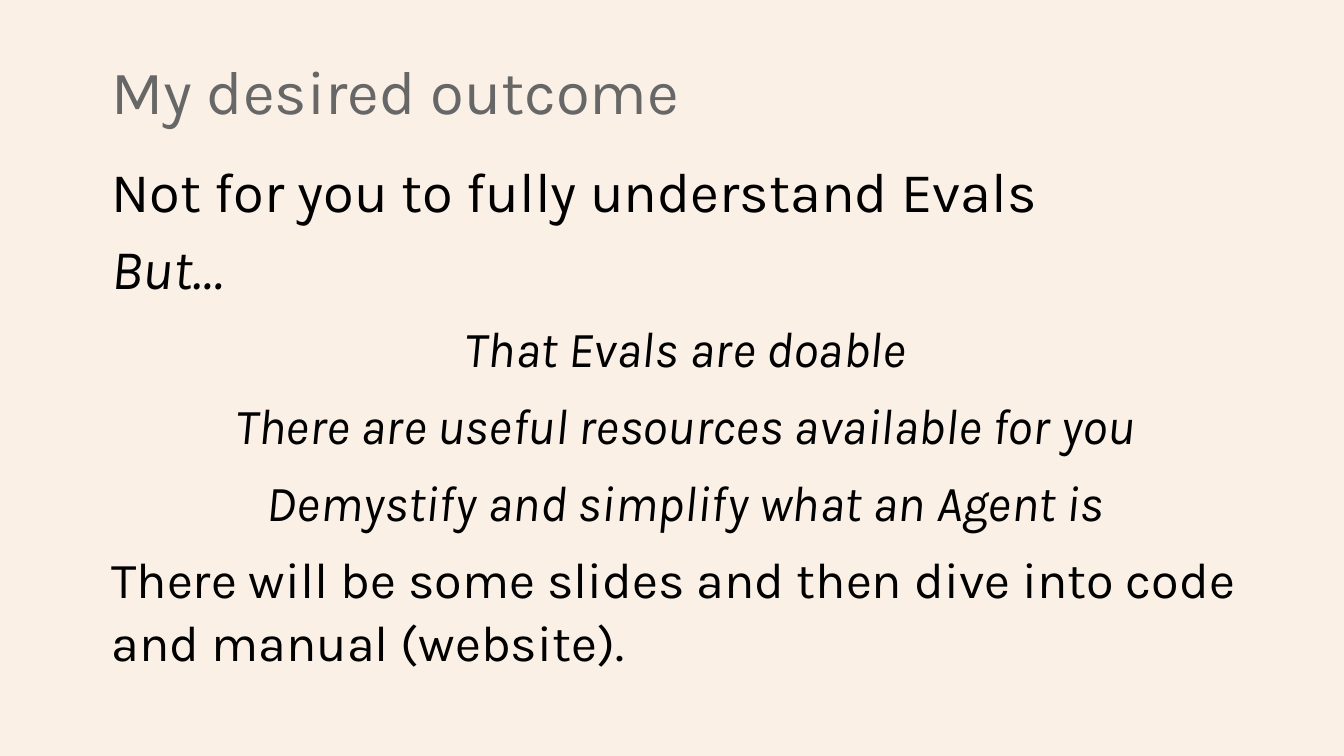
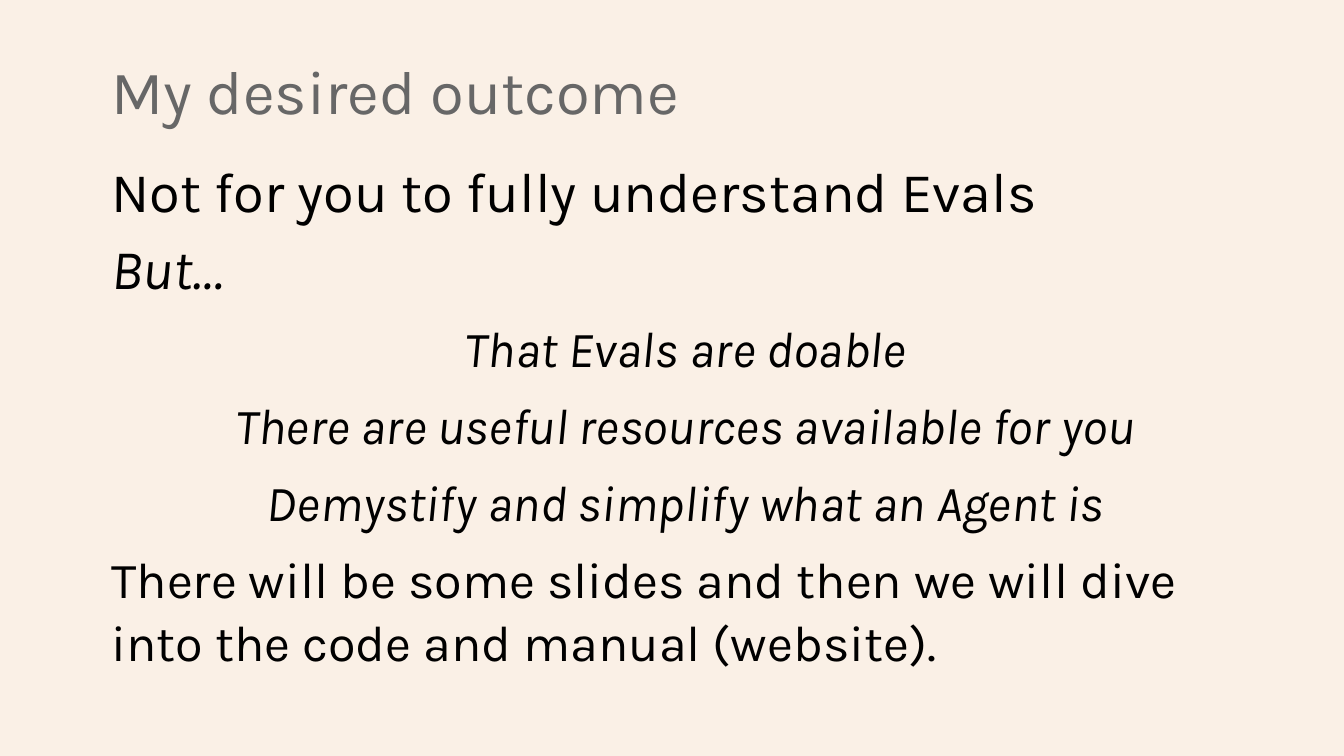
Before and after one commit to Python-Test-Engineer/eval-framework, a slide deck: slide 2 of PYDATA_LONDON_02SEP2025.pptx. Drawn at 1344x756 pixels with LibreOffice and Linux fonts; fonts in the diff are those of the drawing. Boxes give left, top, right and bottom in pixels: in the first picture for what was removed or moved away, otherwise in the second. Text is boxed around its words. In the diff, an @@ line names an element or a change of style, - is before the commit and + after.

```diff
--- a/PYDATA_LONDON_02SEP2025.pptx
+++ b/PYDATA_LONDON_02SEP2025.pptx
@@ text at [111, 563, 1176, 667]: text changed @@
-There will be some slides and then dive into code and manual (website).
+There will be some slides and then we will dive into the code and manual (website).
```
Also in this commit, not shown: 6 other slides changed, 1 slide removed, 1 other file.
